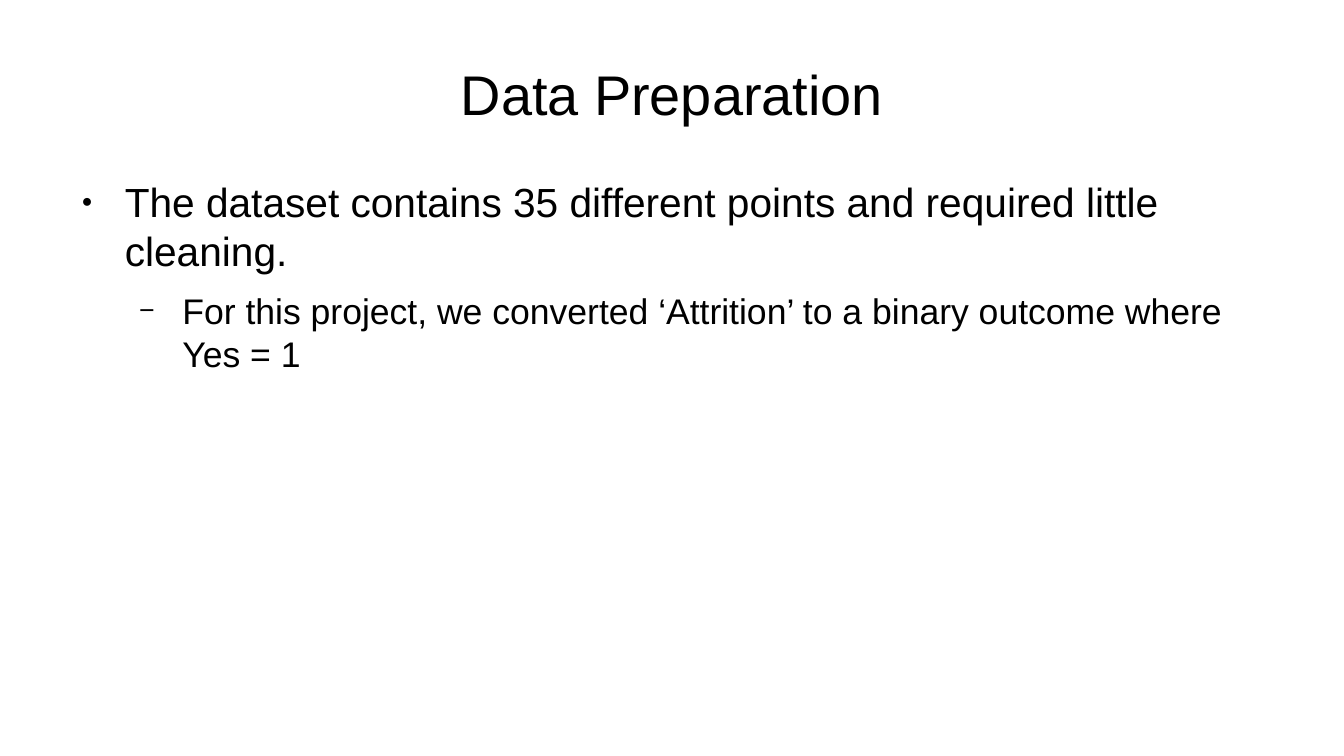
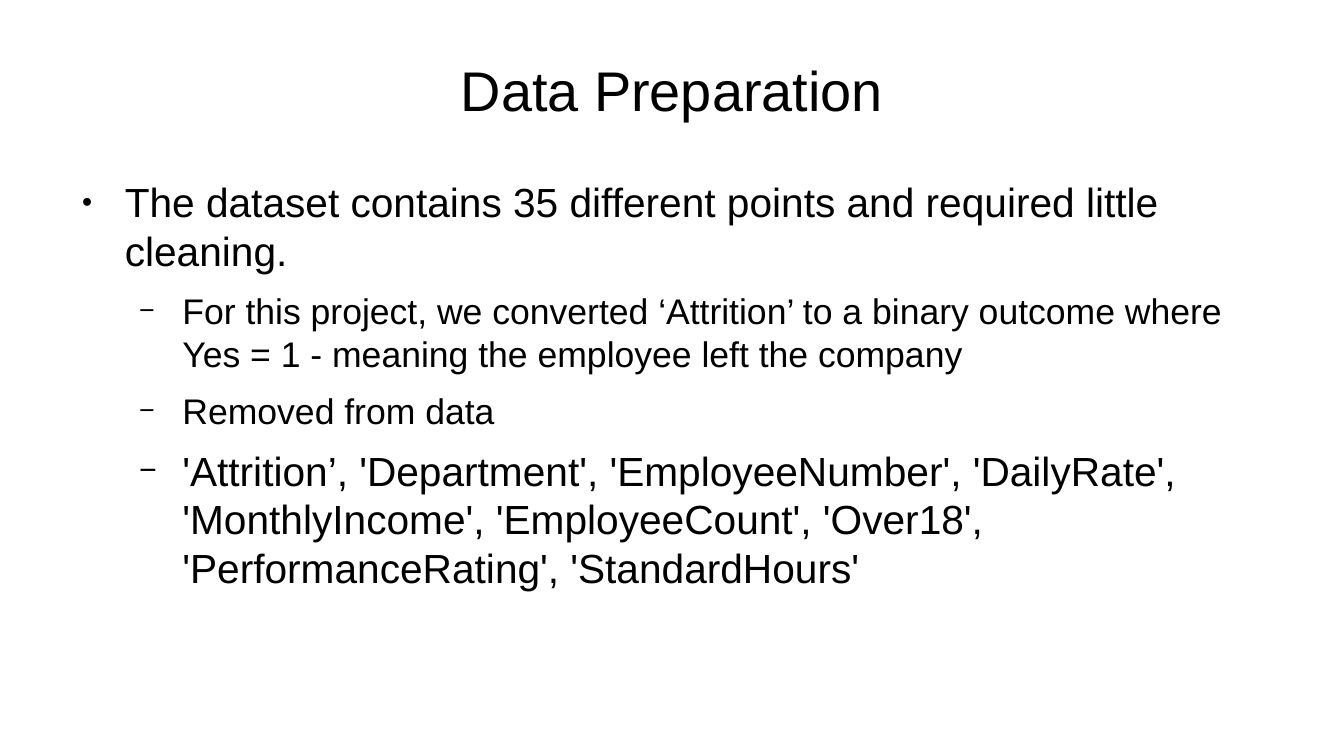
Before and after one commit to sbowler/project-one, a slide deck: slide 5 of presentations/project2_presentation.pptx. Drawn at 1344x756 pixels with LibreOffice and Linux fonts; fonts in the diff are those of the drawing; background and template pictures are left out. Boxes give left, top, right and bottom in pixels: in the first picture for what was removed or moved away, otherwise in the second. Text is boxed around its words. In the diff, an @@ line names an element or a change of style, - is before the commit and + after.

```diff
--- a/presentations/project2_presentation.pptx
+++ b/presentations/project2_presentation.pptx
@@ title "Data Preparation" at (461, 70, 883, 121): line spacing 1 to 0.9 @@
@@ text at (182, 298, 1222, 591): text changed; size 21 to 24 pt @@
-  − For this project, we converted ‘Attrition’ to a binary outcome where Yes = 1
+  − For this project, we converted ‘Attrition’ to a binary outcome where Yes = 1 - meaning the employee left the company
+      − Removed from data
+                − 'Attrition’, 'Department', 'EmployeeNumber', 'DailyRate', 'MonthlyIncome', 'EmployeeCount', 'Over18', 'PerformanceRating', 'StandardHours'
```
Also in this commit, not shown: 14 other slides changed, 1 slide added, 1 slide removed, 2 other files.
